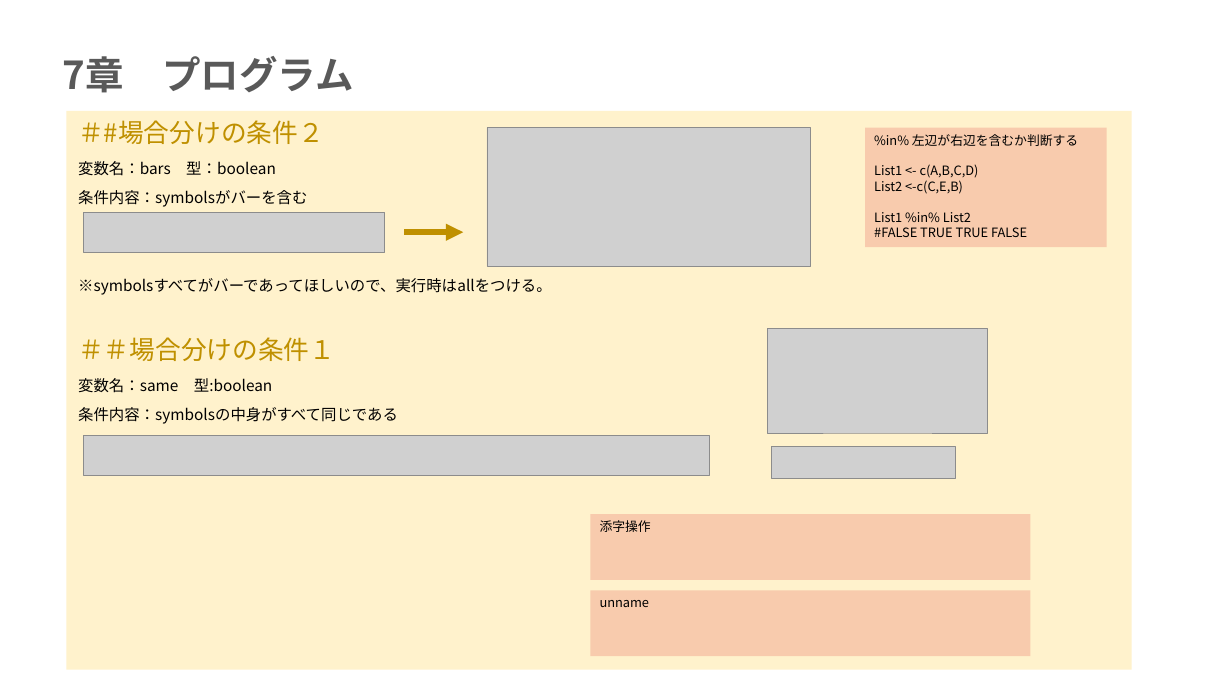
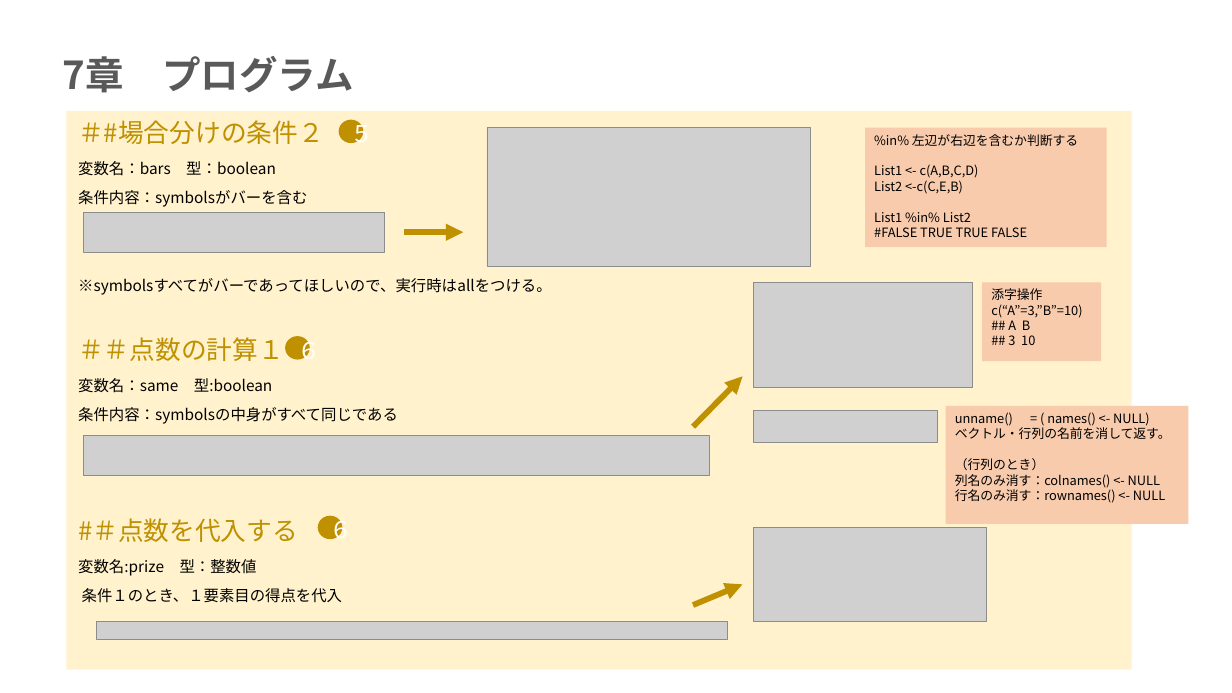
Before and after one commit to mei-517/r-practice-part3, a slide deck: slide 5 of 永井芽衣_Rpart3.pptx. Drawn at 1232x693 pixels with LibreOffice and Linux fonts; fonts in the diff are those of the drawing; grey boxes stand for pictures. Boxes give left, top, right and bottom in pixels: in the first picture for what was removed or moved away, otherwise in the second. Text is boxed around its words. In the diff, an @@ line names an element or a change of style, - is before the commit and + after.

```diff
--- a/永井芽衣_Rpart3.pptx
+++ b/永井芽衣_Rpart3.pptx
@@ ellipse added at [339,119,364,142], fill #BF9000, 18 pt, text #FFFFFF @@
+５
@@ picture: place and size @@
-picture at [768,328,988,433]
+picture at [753,283,973,388]
@@ rectangle "添字操作": place and size @@
-rectangle "添字操作" at [591,514,1031,579]
+rectangle "添字操作" at [982,283,1102,361]
@@ text in rectangle at [991,304,1082,345]: paragraphs added @@
+c(“A”=3,”B”=10)
+## A B
+## 3 10
@@ subtitle at [78,337,284,361]: text changed @@
-＃＃場合分けの条件１
+＃＃点数の計算１
@@ ellipse added at [286,336,311,360], fill #BF9000, 18 pt, text #FFFFFF @@
+６
@@ arrow added from (693, 427) to (743, 376), #BF9000 4.5 pt @@
@@ picture: place and size @@
-picture at [772,447,956,479]
+picture at [753,411,937,443]
@@ rectangle added at [946,406,1189,524], fill #F8CBAD, 10 pt, text #000000 @@
+unname() = ( names() <- NULL)
+ベクトル・行列の名前を消して返す。
+（行列のとき）
+列名のみ消す：colnames() <- NULL
+行名のみ消す：rownames() <- NULL
@@ subtitle at [78,518,342,603]: paragraphs added @@
+#＃点数を代入する
+変数名:prize 型：整数値
+条件１のとき、１要素目の得点を代入
@@ ellipse added at [318,516,343,539], fill #BF9000, 18 pt, text #FFFFFF @@
+６
@@ picture added at [753,528,986,621] @@
@@ rectangle removed at [591,591,1031,656] @@
-unname
@@ arrow added from (693, 605) to (743, 584), #BF9000 4.5 pt @@
@@ picture added at [96,621,727,640] @@
```
Also in this commit, not shown: 3 other slides changed, 14 slides added, 1 other file.
